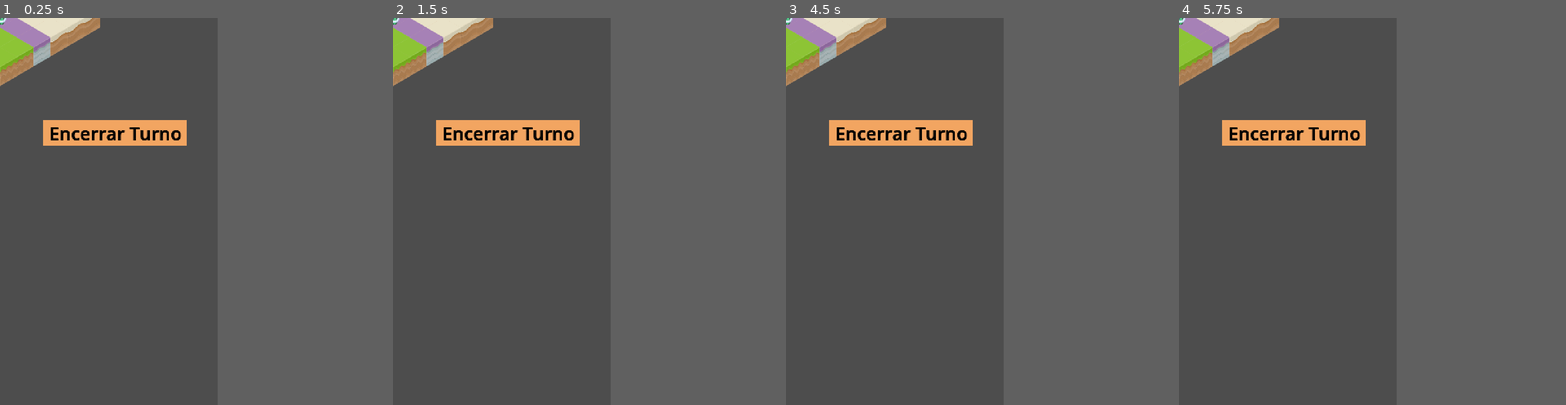
Above: before the commit, frames 1-4 (left to right).
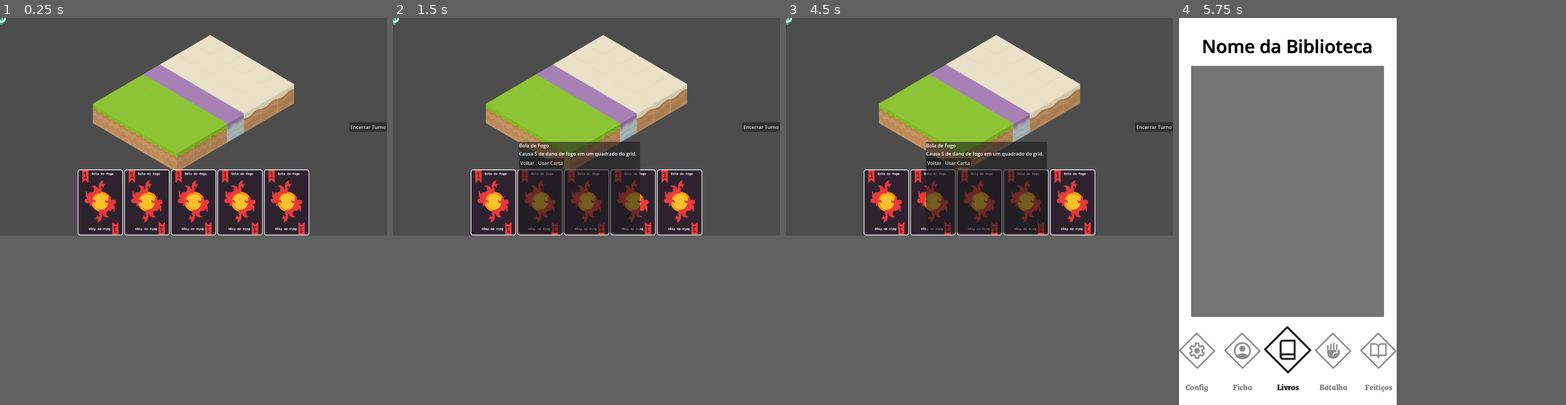
Above: after the commit, the same moments.

Repository: Magistratus-Studio/Grimmoria
Game: Godot game, scene res://Cenas/Combate.tscn
Same seed, same stepped clock (60 frames per second), same inputs: the game is played once before the commit and once after it. This scene is started directly instead of the project's main scene.
Inputs (mouse positions are in pixels of both pictures, inside the frame that each line leads up to):
- Up to frame 1 (0.25 s): no input
- Up to frame 2 (1.5 s): click (509, 134) at 0.52 s; click (451, 346) at 1.27 s
- Up to frame 3 (4.5 s): click (867, 346) at 2.02 s; click (894, 346) at 2.77 s; click (921, 346) at 3.52 s; click (948, 346) at 4.27 s
- Up to frame 4 (5.75 s): click (1387, 211) at 5 s, where only the run after the commit has a clickable "Encerrar Turno"
In our replay, in frame 1 the window is 450x800 before the commit and 800x450 after it. These sizes can differ from the game's own. Grey fills any space a smaller window leaves; there, only what the larger window draws over its background counts as a difference.

The runs differ from the first frame. In frame 1, 24% of the frame differs, in the area x 0-100%, y 0-57%; in frame 2, 25%; in frame 3, 25%; in frame 4, 56%, in the area x 0-57%, y 0-100%.

Commit message:
feat: mecânicas iniciais de combate adicionadas

Diff:
--- /dev/null
+++ b/grimmoria/Assets/Cartas/bolaDeFogo.tres
@@ -0,0 +1,9 @@
+[gd_resource type="Resource" script_class="CardResource" format=3 uid="uid://b0p7o771bkjlb"]
+
+[ext_resource type="Script" uid="uid://7lqt15c7fviv" path="res://Scripts/cardResource.gd" id="1_3drnl"]
+[ext_resource type="Texture2D" uid="uid://dkvfek6u3r5i4" path="res://Sprites/combate/cartaTemp.png" id="1_exgfc"]
+
+[resource]
+script = ExtResource("1_3drnl")
+imagem_da_carta = ExtResource("1_exgfc")
+metadata/_custom_type_script = "uid://7lqt15c7fviv"
--- /dev/null
+++ b/grimmoria/Assets/carta.gd
@@ -0,0 +1,19 @@
+extends TextureButton
+
+# Criamos um sinal que envia junto os dados da carta
+signal carta_tocada(dados_da_carta: CardResource)
+
+@export var dados: CardResource:
+	set(value):
+		dados = value
+		if is_inside_tree():
+			texture_normal = dados.imagem_da_carta
+
+func _ready() -> void:
+	if dados:
+		texture_normal = dados.imagem_da_carta
+
+# Conecte o sinal "pressed" do próprio TextureButton aqui
+func _on_pressed() -> void:
+	# Emite o sinal personalizado avisando que esta carta foi selecionada
+	carta_tocada.emit(dados)
--- /dev/null
+++ b/grimmoria/Assets/carta.tscn
@@ -0,0 +1,11 @@
+[gd_scene format=3 uid="uid://bv2af0vg6oyrl"]
+
+[ext_resource type="Script" uid="uid://y76otj4nu1r1" path="res://Assets/carta.gd" id="1_5my1o"]
+
+[node name="Carta" type="TextureButton" unique_id=2109284678]
+custom_minimum_size = Vector2(150, 220)
+ignore_texture_size = true
+stretch_mode = 5
+script = ExtResource("1_5my1o")
+
+[connection signal="pressed" from="." to="." method="_on_pressed"]
--- a/grimmoria/Cenas/Combate.tscn
+++ b/grimmoria/Cenas/Combate.tscn
@@ -1,14 +1,17 @@
 [gd_scene format=4 uid="uid://b2ihltekx1qa1"]
 
 [ext_resource type="TileSet" uid="uid://dt7etp7fj1nt0" path="res://Assets/tilesCombate.tres" id="1_nyvbu"]
+[ext_resource type="Script" uid="uid://dh2lm161qctcj" path="res://Scripts/combate.gd" id="1_wug3p"]
 [ext_resource type="Texture2D" uid="uid://du3i4lu4eeaai" path="res://Sprites/leitura/tilemap-characters.png" id="2_803ca"]
-[ext_resource type="LabelSettings" uid="uid://bgxy2t05bs3b" path="res://Assets/TextosMenus.tres" id="3_wug3p"]
+[ext_resource type="Resource" uid="uid://b0p7o771bkjlb" path="res://Assets/Cartas/bolaDeFogo.tres" id="2_wug3p"]
 
 [sub_resource type="AtlasTexture" id="AtlasTexture_t8vnd"]
 atlas = ExtResource("2_803ca")
 region = Rect2(2, 1, 20, 23)
 
 [node name="Combate" type="Node2D" unique_id=919140062]
+script = ExtResource("1_wug3p")
+carta_teste = ExtResource("2_wug3p")
 
 [node name="TileMapLayer" type="TileMapLayer" parent="." unique_id=178409547]
 tile_map_data = PackedByteArray("AAD//wAAAgAAAAMAAAD+/wAAAgAAAAMAAAAAAAAAAgAAAAMAAAD9/wAAAgAAAAMAAAABAAAAAgAAAAMAAAD9/w …(480 unchanged characters)…
@@ -32,52 +35,54 @@
 grow_horizontal = 2
 metadata/_edit_use_anchors_ = true
 
-[node name="MaoCartas" type="HBoxContainer" parent="CanvasLayer" unique_id=575488525]
-offset_right = 40.0
-offset_bottom = 40.0
-
-[node name="ControlLivro" type="Control" parent="CanvasLayer" unique_id=943934161]
-layout_mode = 3
-anchor_left = 0.2
-anchor_top = 0.2644375
-anchor_right = 0.85877776
-anchor_bottom = 0.33059382
-offset_top = -0.480011
-offset_right = -0.32000732
-offset_bottom = -0.16003418
-metadata/_edit_use_anchors_ = true
-
-[node name="Fundo" type="ColorRect" parent="CanvasLayer/ControlLivro" unique_id=48406958]
-layout_mode = 1
-anchors_preset = 15
+[node name="MaoJogador" type="HBoxContainer" parent="CanvasLayer" unique_id=575488525]
+anchors_preset = -1
+anchor_top = 0.9164063
 anchor_right = 1.0
 anchor_bottom = 1.0
 grow_horizontal = 2
-grow_vertical = 2
-color = Color(0.9490196, 0.64705884, 0.38039216, 1)
-
-[node name="ButtonLivro" type="Button" parent="CanvasLayer/ControlLivro" unique_id=2147310344]
-layout_mode = 1
-anchors_preset = 15
-anchor_right = 1.0
-anchor_bottom = 1.0
-grow_horizontal = 2
-grow_vertical = 2
-flat = true
+grow_vertical = 0
+alignment = 1
 metadata/_edit_use_anchors_ = true
 
-[node name="Label" type="Label" parent="CanvasLayer/ControlLivro" unique_id=1958656114]
-layout_mode = 1
-anchors_preset = 8
-anchor_left = 0.5
+[node name="TurnoButton" type="Button" parent="CanvasLayer" unique_id=1028914770]
+anchors_preset = 6
+anchor_left = 1.0
 anchor_top = 0.5
-anchor_right = 0.5
+anchor_right = 1.0
 anchor_bottom = 0.5
-offset_left = -72.0
-offset_top = -41.5
-offset_right = 72.0
-offset_bottom = 41.5
-grow_horizontal = 2
+offset_left = -125.0
+offset_top = -15.5
+offset_bottom = 15.5
+grow_horizontal = 0
 grow_vertical = 2
 text = "Encerrar Turno"
-label_settings = ExtResource("3_wug3p")
+
+[node name="ModalDescricao" type="PanelContainer" parent="CanvasLayer" unique_id=1714106413]
+custom_minimum_size = Vector2(400, 300)
+offset_right = 400.0
+offset_bottom = 300.0
+
+[node name="VBoxContainer" type="VBoxContainer" parent="CanvasLayer/ModalDescricao" unique_id=1649770083]
+layout_mode = 2
+
+[node name="TextoNome" type="Label" parent="CanvasLayer/ModalDescricao/VBoxContainer" unique_id=220728384]
+layout_mode = 2
+
+[node name="TextoDescricao" type="Label" parent="CanvasLayer/ModalDescricao/VBoxContainer" unique_id=1979229515]
+layout_mode = 2
+
+[node name="HBoxContainer" type="HBoxContainer" parent="CanvasLayer/ModalDescricao/VBoxContainer" unique_id=1475189638]
+layout_mode = 2
+
+[node name="BotaoFechar" type="Button" parent="CanvasLayer/ModalDescricao/VBoxContainer/HBoxContainer" unique_id=1717315739]
+layout_mode = 2
+text = "Voltar"
+
+[node name="BotaoJogar" type="Button" parent="CanvasLayer/ModalDescricao/VBoxContainer/HBoxContainer" unique_id=670639558]
+layout_mode = 2
+text = "Usar Carta"
+
+[connection signal="pressed" from="CanvasLayer/TurnoButton" to="." method="_on_turno_button_pressed"]
+[connection signal="pressed" from="CanvasLayer/ModalDescricao/VBoxContainer/HBoxContainer/BotaoFechar" to="." method="_on_botao_fechar_modal_pressed"]
+[connection signal="pressed" from="CanvasLayer/ModalDescricao/VBoxContainer/HBoxContainer/BotaoJogar" to="." method="_on_botao_jogar_modal_pressed"]
--- a/grimmoria/Cenas/menu_inicial.tscn
+++ b/grimmoria/Cenas/menu_inicial.tscn
@@ -538,5 +538,6 @@
 [connection signal="pressed" from="Menu/ControlConfig/ButtonConfig" to="." method="_on_button_config_pressed"]
 [connection signal="pressed" from="Menu/ControlLeitura/ButtonLeitura" to="." method="_on_button_leitura_pressed"]
 [connection signal="pressed" from="Biblioteca/CarouselControl/Livro/TextureButton" to="." method="_on_button_leitura_pressed"]
+[connection signal="pressed" from="Biblioteca/CarouselControl/Batalha/TextureButton" to="." method="_on_button_combate_pressed"]
 [connection signal="pressed" from="Biblioteca/CarouselControl/Config/TextureButton" to="." method="_on_button_config_pressed"]
 [connection signal="pressed" from="Configuracoes/ButtonVoltar" to="." method="_on_button_voltar_config_pressed"]
--- a/grimmoria/Scripts/Globals.gd
+++ b/grimmoria/Scripts/Globals.gd
@@ -1,15 +1,21 @@
 extends Node
 
-const INDC_TRISTEZA: int = 0
-const INDC_SURPRESA: int = 1
-const INDC_ALEGRIA:  int = 2
-const INDC_AMOR:     int = 3
-const INDC_MEDO:     int = 4
-const INDC_RAIVA:    int = 5
+# Constantes indices roda sentimentos
+const INDC_TRISTEZA:    int = 0
+const INDC_SURPRESA:    int = 1
+const INDC_ALEGRIA:     int = 2
+const INDC_AMOR:        int = 3
+const INDC_MEDO:        int = 4
+const INDC_RAIVA:       int = 5
+
+# Constantes ajuste de tela
+const LARGURA_PORTRAIT: int = 720
+const ALTURA_PORTRAIT:  int = 1280
+const PAISAGEM:        bool = true
+const RETRATO:         bool = false
 
 var ultimo_indice_sorteado: int = 0
 var tempoLeitura: int = 0
-
 var xpSentimentos: Array[float] = [
 	0, #xp tristeza
 	0, #xp surpresa
@@ -18,3 +24,55 @@
 	0, #xp medo
 	0, #xp raiva
 ]
+
+# --- SISTEMA DE ORIENTAÇÃO INTELIGENTE ---
+
+func definir_orientacao(paisagem: bool) -> void:
+	if OS.has_feature("mobile"):
+		if paisagem:
+			DisplayServer.screen_set_orientation(DisplayServer.SCREEN_SENSOR_LANDSCAPE)
+		else:
+			DisplayServer.screen_set_orientation(DisplayServer.SCREEN_PORTRAIT)
+	else:
+		var janela = get_window()
+
+		if not janela.is_embedded():
+			var tamanho_alvo: Vector2i
+			var tamanho_base_projeto: Vector2i # O tamanho base para o cálculo do Aspect Ratio
+
+			if paisagem:
+				tamanho_alvo = Vector2i(ALTURA_PORTRAIT, LARGURA_PORTRAIT) # Ex: 1280x720
+				tamanho_base_projeto = Vector2i(ALTURA_PORTRAIT, LARGURA_PORTRAIT)
+			else:
+				tamanho_alvo = Vector2i(LARGURA_PORTRAIT, ALTURA_PORTRAIT) # Ex: 720x1280
+				tamanho_base_projeto = Vector2i(LARGURA_PORTRAIT, ALTURA_PORTRAIT)
+
+			# --- O SEGREDO PARA ATUALIZAR O ASPECT RATIO DINAMICAMENTE ---
+			# Atualiza o tamanho interno de renderização do jogo (A resolução base da lógica)
+			janela.content_scale_size = tamanho_base_projeto
+
+			# Define como a Godot vai esticar os elementos (Equivalente ao Stretch Mode: Canvas Items)
+			janela.content_scale_mode = Window.CONTENT_SCALE_MODE_CANVAS_ITEMS
+
+			# Garante que o aspecto seja mantido ou expandido corretamente sem amassar a UI
+			janela.content_scale_aspect = Window.CONTENT_SCALE_ASPECT_EXPAND
+
+			# Aplica o novo tamanho físico da janela no Windows/Linux/Mac
+			janela.size = tamanho_alvo
+
+			# Centraliza a janela na tela do seu monitor
+			var centro_monitor = DisplayServer.screen_get_size() / 2
+			janela.position = centro_monitor - (tamanho_alvo / 2)
+		else:
+			print("Modo de tela ignorado: A janela está embutida.")
+
+# --- ATALHO DE DEBUG PARA O PC ---
+func _input(event: InputEvent) -> void:
+	# Só funciona no PC e em builds de teste (Debug)
+	if OS.has_feature("pc") and OS.is_debug_build():
+		# Se você apertar a tecla F1 no teclado, ele inverte o tamanho atual da janela
+		if event is InputEventKey and event.pressed and event.keycode == KEY_F1:
+			var tamanho_atual = DisplayServer.window_get_size()
+			# Se a largura atual for menor que a altura, significa que está em pé
+			var esta_em_pe = tamanho_atual.x < tamanho_atual.y
+			definir_orientacao(esta_em_pe) # Passa o oposto para inverter
--- /dev/null
+++ b/grimmoria/Scripts/cardResource.gd
@@ -0,0 +1,11 @@
+class_name CardResource
+extends Resource
+
+@export var nome: String = "Bola de Fogo"
+@export var custo_ap: int = 1
+@export var valor_dano: int = 5
+@export_enum("Ataque", "Defesa", "Especial") var tipo: String = "Ataque"
+@export var imagem_da_carta: Texture2D
+
+# A descrição que SERÁ MOSTRADA NO MODAL
+@export_multiline var descricao_efeito: String = "Causa 5 de dano de fogo em um quadrado do grid."
--- /dev/null
+++ b/grimmoria/Scripts/combate.gd
@@ -0,0 +1,124 @@
+extends Node2D
+
+@onready var tileMap: TileMapLayer = $TileMapLayer
+# Referências dos nós do Modal
+@onready var modal_descricao: PanelContainer = $CanvasLayer/ModalDescricao
+@onready var modal_nome: Label = $CanvasLayer/ModalDescricao/VBoxContainer/TextoNome
+@onready var modal_descricao_texto: Label = $CanvasLayer/ModalDescricao/VBoxContainer/TextoDescricao
+
+@onready var mao_jogador: HBoxContainer = $CanvasLayer/MaoJogador
+var cena_carta = preload("res://Assets/carta.tscn") # Corrigido para .tscn
+
+# Guarda temporariamente qual carta está aberta no modal
+var carta_selecionada_dados: CardResource = null
+
+# NOVA VARIÁVEL: Guarda a referência do NÓ visual da carta que está aberta no modal
+var carta_selecionada_no: TextureButton = null
+
+# NOVO: Lista que servirá como a sua pilha de descarte futuramente
+var pilha_de_descarte: Array[CardResource] = []
+
+# Temporario
+@export var carta_teste: CardResource
+
+func _ready() -> void:
+	Globals.definir_orientacao(Globals.PAISAGEM)
+	modal_descricao.visible = false
+
+	var centro_monitor = get_window().size / 2
+	var deslocamentoVertical = Vector2i(0, int(centro_monitor[1] * 0.3))
+	tileMap.position = centro_monitor - deslocamentoVertical
+
+	_inicializar_combate()
+
+	# TESTE AUTOMÁTICO: Carrega sua bola de fogo se ela estiver configurada no editor
+	# Se preferir usar o load(), mude para: comprar_carta(load("res://..."))
+	# Para este exemplo, assumindo que você chamará comprar_carta() de algum lugar
+	comprar_carta(carta_teste)
+	comprar_carta(carta_teste)
+	comprar_carta(carta_teste)
+	comprar_carta(carta_teste)
+	comprar_carta(carta_teste)
+
+func _inicializar_combate() -> void:
+	print("Combate Iniciado em Modo Paisagem!")
+
+func _on_combate_terminou(vitoria: bool) -> void:
+	if vitoria:
+		print("Jogador venceu!")
+	else:
+		print("Jogador perdeu!")
+
+	Globals.definir_orientacao(Globals.RETRATO)
+	get_tree().change_scene_to_file("res://Cenas/menu_inicial.tscn")
+
+func _on_turno_button_pressed() -> void:
+	_on_combate_terminou(true)
+
+func comprar_carta(dados_da_carta: CardResource) -> void:
+	var nova_carta = cena_carta.instantiate()
+	nova_carta.dados = dados_da_carta
+	mao_jogador.add_child(nova_carta)
+
+	# O sinal na sua carta precisa passar ela mesma como argumento.
+	# Para não precisar mudar o script da carta, podemos passar o nó usando um "bind" no connect:
+	nova_carta.carta_tocada.connect(_on_carta_selecionada.bind(nova_carta))
+
+# Modificado para receber também o nó visual da carta
+func _on_carta_selecionada(dados_da_carta: CardResource, no_da_carta: TextureButton) -> void:
+	carta_selecionada_dados = dados_da_carta
+	carta_selecionada_no = no_da_carta
+
+	# Preenche o Modal
+	modal_nome.text = dados_da_carta.nome
+	modal_descricao_texto.text = dados_da_carta.descricao_efeito
+
+	# --- NOVO: POSICIONAMENTO DINÂMICO AO LADO DA CARTA ---
+	# Pega a posição global exata de onde a carta está renderizada na tela do celular
+	var pos_carta = no_da_carta.global_position
+
+	# Calcula a posição do modal:
+	# X = Lado direito da carta (posição X da carta + a largura dela + um pequeno espaço de 10 pixels)
+	# Y = Alinhado com o topo da carta, mas subindo um pouco para o modal subir se a carta for baixa
+	var nova_posicao_modal = Vector2(
+		pos_carta.x + no_da_carta.size.x + 10,
+		pos_carta.y - (modal_descricao.size.y / 2.0) + (no_da_carta.size.y / 2.0)
+	)
+
+	# SEGURANÇA PARA MOBILE: Se o modal for sair da tela pela direita, joga ele para o lado ESQUERDO da carta
+	var limite_direita_tela = get_viewport_rect().size.x
+	if nova_posicao_modal.x + modal_descricao.size.x > limite_direita_tela:
+		nova_posicao_modal.x = pos_carta.x - modal_descricao.size.x - 10
+
+	# Impede que o modal saia pelo topo ou pelo fundo da tela
+	nova_posicao_modal.y = clamp(nova_posicao_modal.y, 10, get_viewport_rect().size.y - modal_descricao.size.y - 10)
+
+	# Aplica a posição calculada
+	modal_descricao.global_position = nova_posicao_modal
+	modal_descricao.visible = true
+
+func _on_botao_fechar_modal_pressed() -> void:
+	modal_descricao.visible = false
+	carta_selecionada_dados = null
+	carta_selecionada_no = null
+
+func _on_botao_jogar_modal_pressed() -> void:
+	if carta_selecionada_dados and carta_selecionada_no:
+		print("Executando o efeito da carta: ", carta_selecionada_dados.nome)
+
+		# 1. LÓGICA DO JOGO: (Exemplo) APLICAR DANOS / MANA AQUI...
+		# Seu código de redução de AP e dano vai aqui usando carta_selecionada_dados
+
+		# 2. ADICIONAR À PILHA DE DESCARTE:
+		# Guarda os dados lógicos da carta na nossa lista de descarte antes de sumir com ela
+		pilha_de_descarte.append(carta_selecionada_dados)
+		print("Carta adicionada ao descarte. Total no descarte: ", pilha_de_descarte.size())
+
+		# 3. REMOVER VISUALMENTE DA MÃO:
+		# Deleta o nó do botão da árvore. O HBoxContainer vai reorganizar as cartas restantes na hora!
+		carta_selecionada_no.queue_free()
+
+		# Limpa as referências e fecha o modal
+		modal_descricao.visible = false
+		carta_selecionada_dados = null
+		carta_selecionada_no = null
--- a/grimmoria/Scripts/menuController.gd
+++ b/grimmoria/Scripts/menuController.gd
@@ -7,6 +7,7 @@
 @onready var biblioteca: Control = $Biblioteca
 @onready var configuracoes: Control = $Configuracoes
 @onready var leituraCena: PackedScene = load("res://Cenas/Leitura.tscn")
+@onready var combateCena: PackedScene = load("res://Cenas/Combate.tscn")
 
 func _ready() -> void:
 	alternarElemento(HABILITA, biblioteca)
@@ -34,6 +35,7 @@
 	alternarElemento(HABILITA, biblioteca)
 
 func _on_button_leitura_pressed() -> void:
-	alternarElemento(DESABILITA, menu)
-	alternarElemento(DESABILITA, biblioteca)
 	get_tree().change_scene_to_packed(leituraCena)
+
+func _on_button_combate_pressed() -> void:
+	get_tree().change_scene_to_packed(combateCena)
--- a/grimmoria/project.godot
+++ b/grimmoria/project.godot
@@ -27,6 +27,7 @@
 
 window/size/viewport_width=720
 window/size/viewport_height=1280
+window/subwindows/embed_subwindows=false
 window/stretch/mode="canvas_items"
 window/stretch/aspect="expand"
 window/handheld/orientation=1
Not shown, added: grimmoria/Assets/carta.gd.uid
Not shown, added: grimmoria/Scripts/cardResource.gd.uid
Not shown, added: grimmoria/Scripts/combate.gd.uid
Binary file added: grimmoria/Sprites/combate/cartaTemp.png
Not shown, added: grimmoria/Sprites/combate/cartaTemp.png.import
